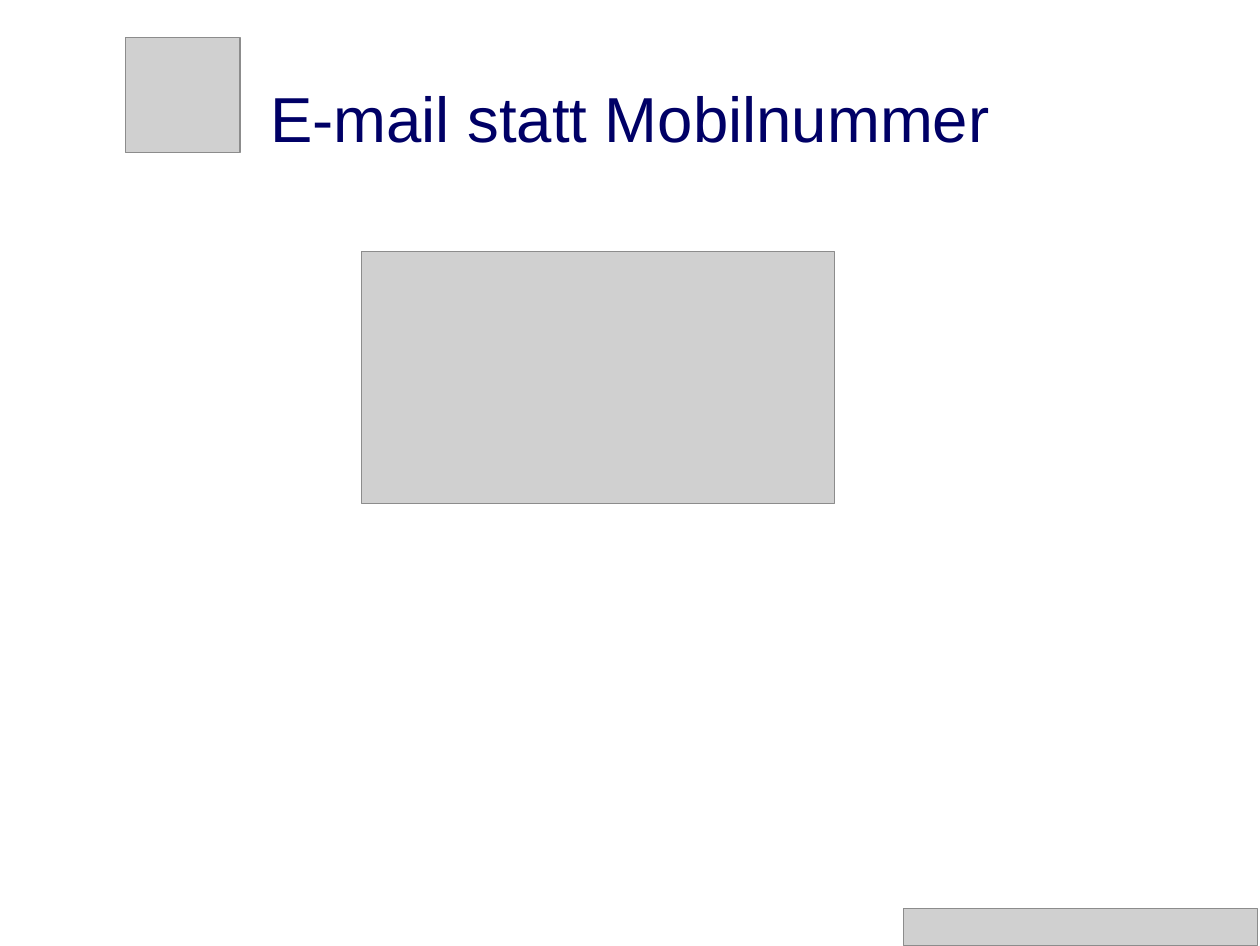
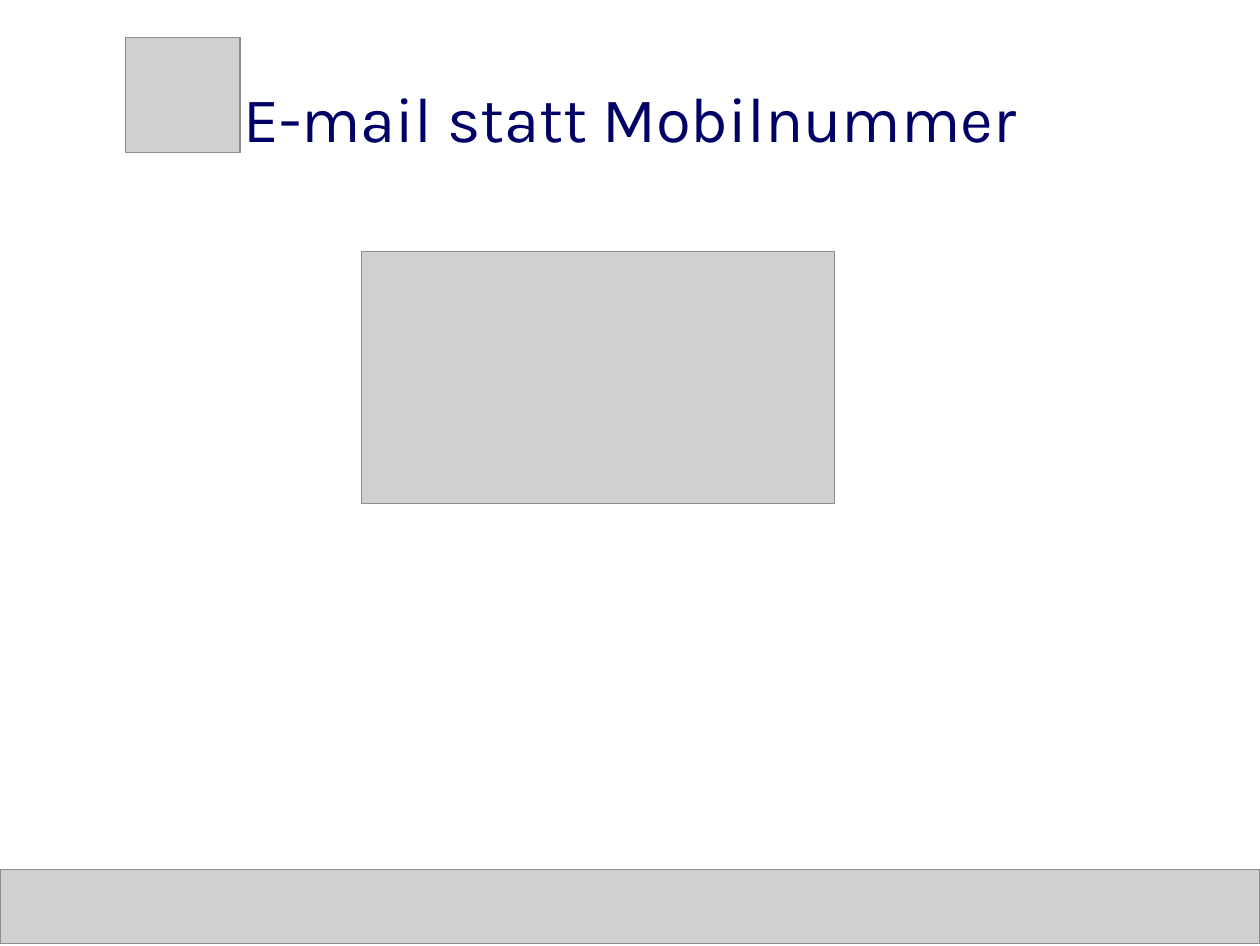
Before and after one commit to deltachat/playground, a slide deck: slide 7 of talks/dud-2018-delta.odp (slide 8 before the commit). Drawn at 1260x946 pixels with LibreOffice and Linux fonts; fonts in the diff are those of the drawing; grey boxes stand for pictures. Boxes give left, top, right and bottom in pixels: in the first picture for what was removed or moved away, otherwise in the second. Text is boxed around its words. In the diff, an @@ line names an element or a change of style, - is before the commit and + after.

```diff
--- a/talks/dud-2018-delta.odp
+++ b/talks/dud-2018-delta.odp
@@ title "E-mail statt Mobilnummer" at box(244, 98, 1016, 143): font Arial to Karla @@
@@ picture: place and size @@
-picture at box(903, 908, 1258, 946)
+picture at box(0, 869, 1260, 943)
```
Also in this commit, not shown: 5 other slides changed, 3 slides added, 2 slides removed.
